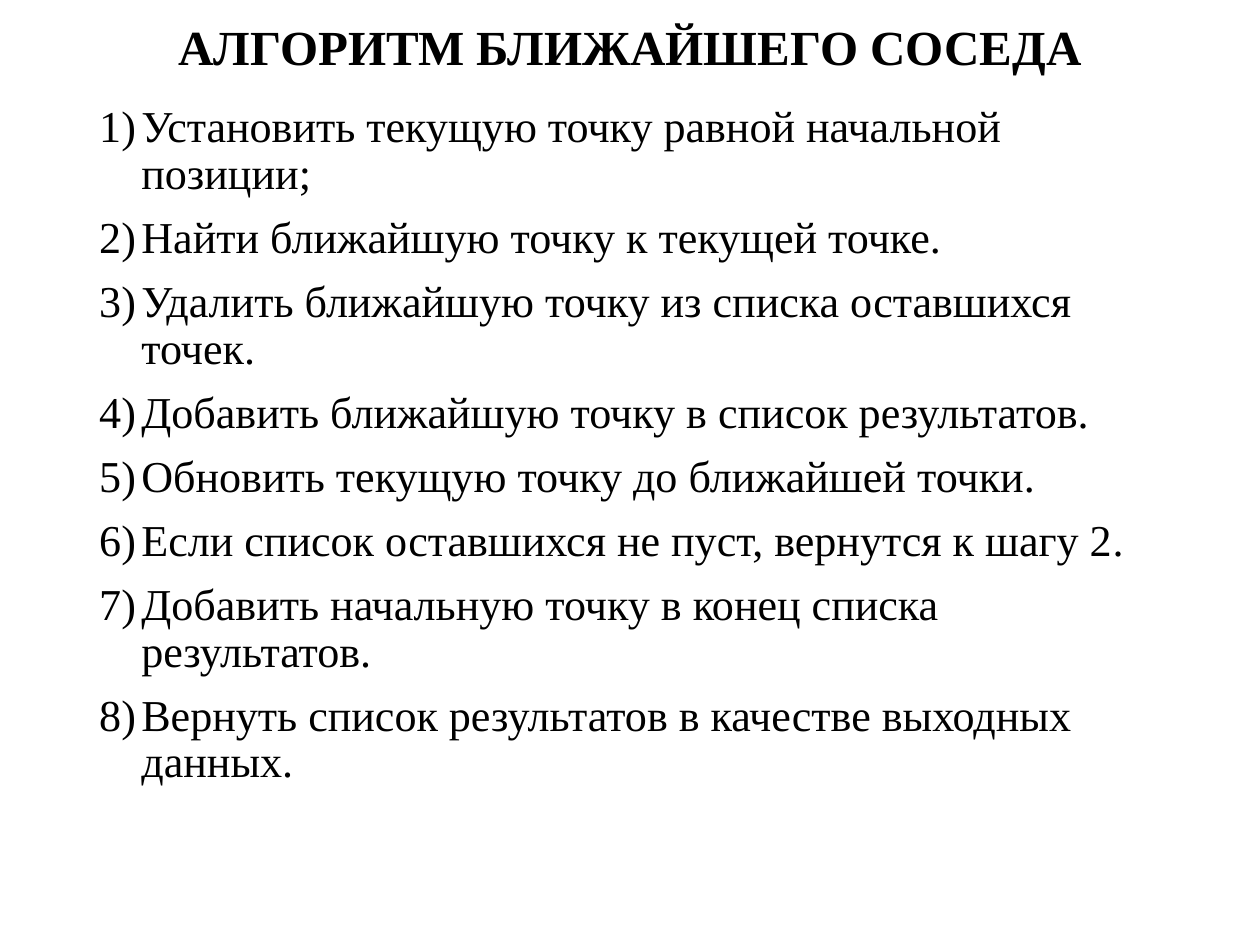
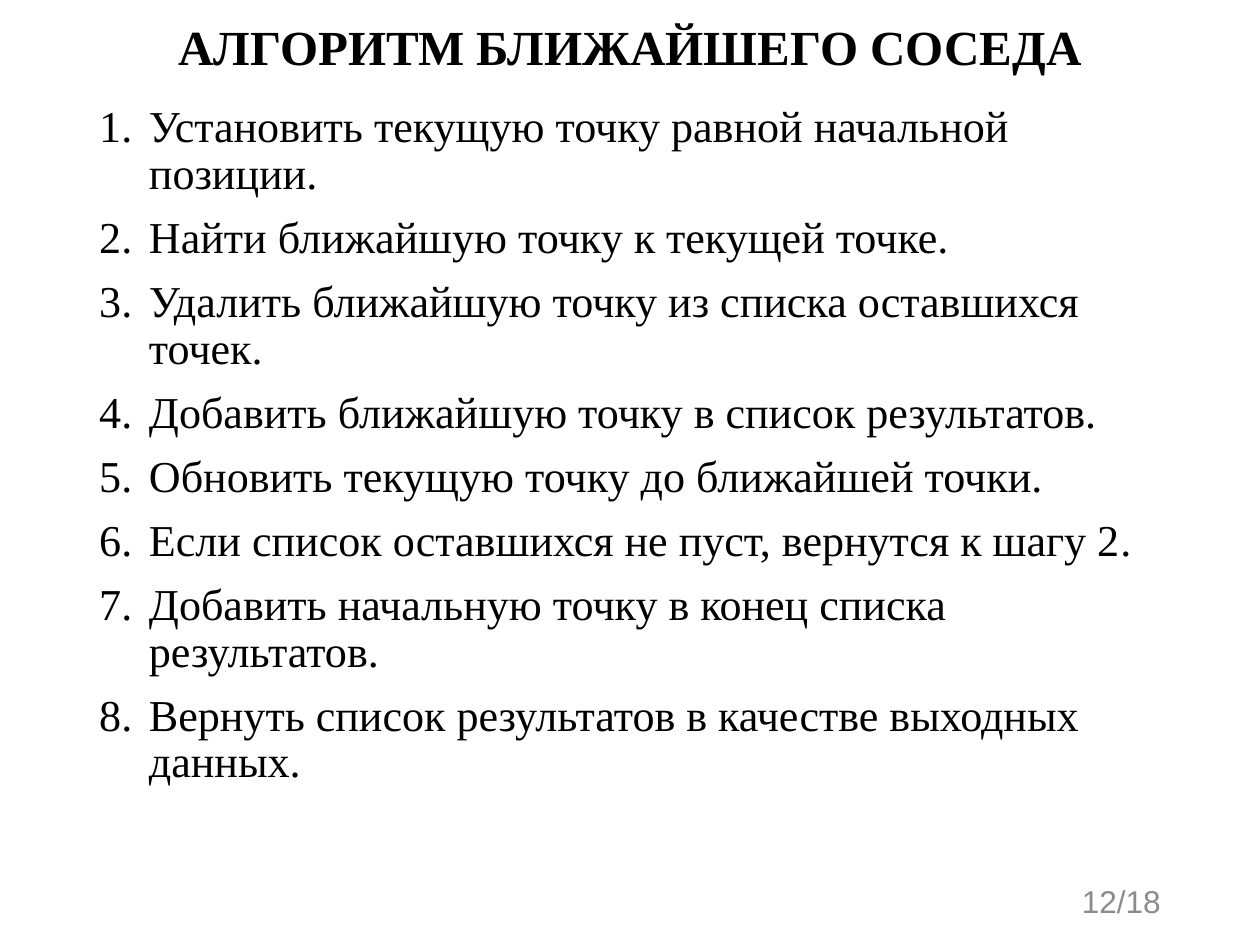
Before and after one commit to evgenkot/uav-route-calculation, a slide deck: slide 12 of doc/Raschupkin_EV_UAV_Route_Planning.pptx (slide 11 before the commit). Drawn at 1260x945 pixels with LibreOffice and Linux fonts; fonts in the diff are those of the drawing. Boxes give left, top, right and bottom in pixels: in the first picture for what was removed or moved away, otherwise in the second. Text is boxed around its words. In the diff, an @@ line names an element or a change of style, - is before the commit and + after.

```diff
--- a/doc/Raschupkin_EV_UAV_Route_Planning.pptx
+++ b/doc/Raschupkin_EV_UAV_Route_Planning.pptx
@@ text at [149, 111, 1009, 198]: text changed @@
-1) Установить текущую точку равной начальной позиции;
+1. Установить текущую точку равной начальной позиции.
@@ text at [149, 221, 1131, 786]: bullet 1) to 1. @@
@@ page number added at [1082, 890, 1161, 913], 18 pt, text #8C8C8C @@
+12/18
```
Also in this commit, not shown: 16 other slides changed, 1 slide added, 1 other file.
